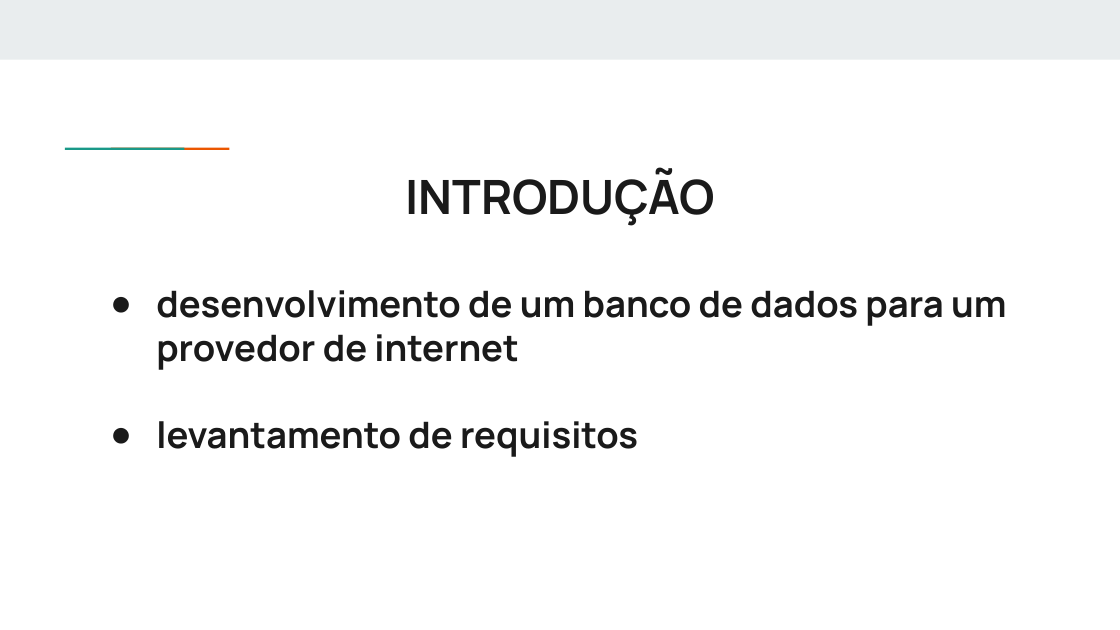
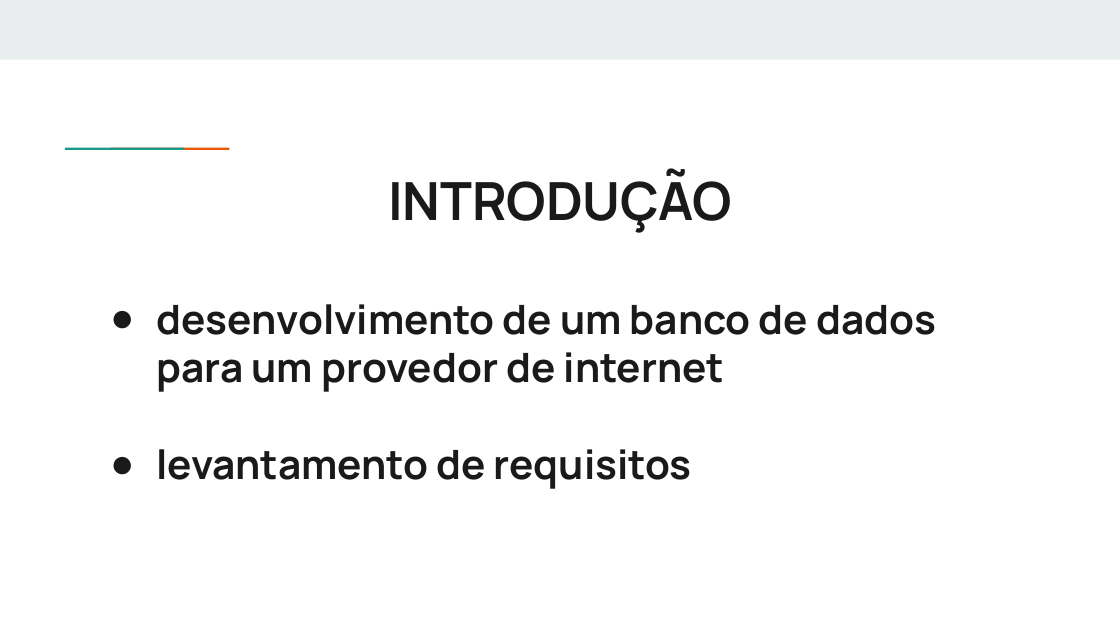
Before and after one commit to lucasbaronspier/insideprovider, a slide deck: slide 2 of INSIDE PROVIDER slides.pptx. Drawn at 1120x630 pixels with LibreOffice and Linux fonts; fonts in the diff are those of the drawing. Boxes give left, top, right and bottom in pixels: in the first picture for what was removed or moved away, otherwise in the second. Text is boxed around its words. In the diff, an @@ line names an element or a change of style, - is before the commit and + after.

```diff
--- a/INSIDE PROVIDER slides.pptx
+++ b/INSIDE PROVIDER slides.pptx
@@ title "INTRODUÇÃO" at [156, 171, 936, 489]: size 30.4 to 33.8 pt in "INTRODUÇÃO"; size 23.4 to 26 pt in "desenvolvimento de um banco de dados para ...", "levantamento de requisitos" @@
```
Also in this commit, not shown: 3 other slides changed, 3 slides added, 1 other file.
